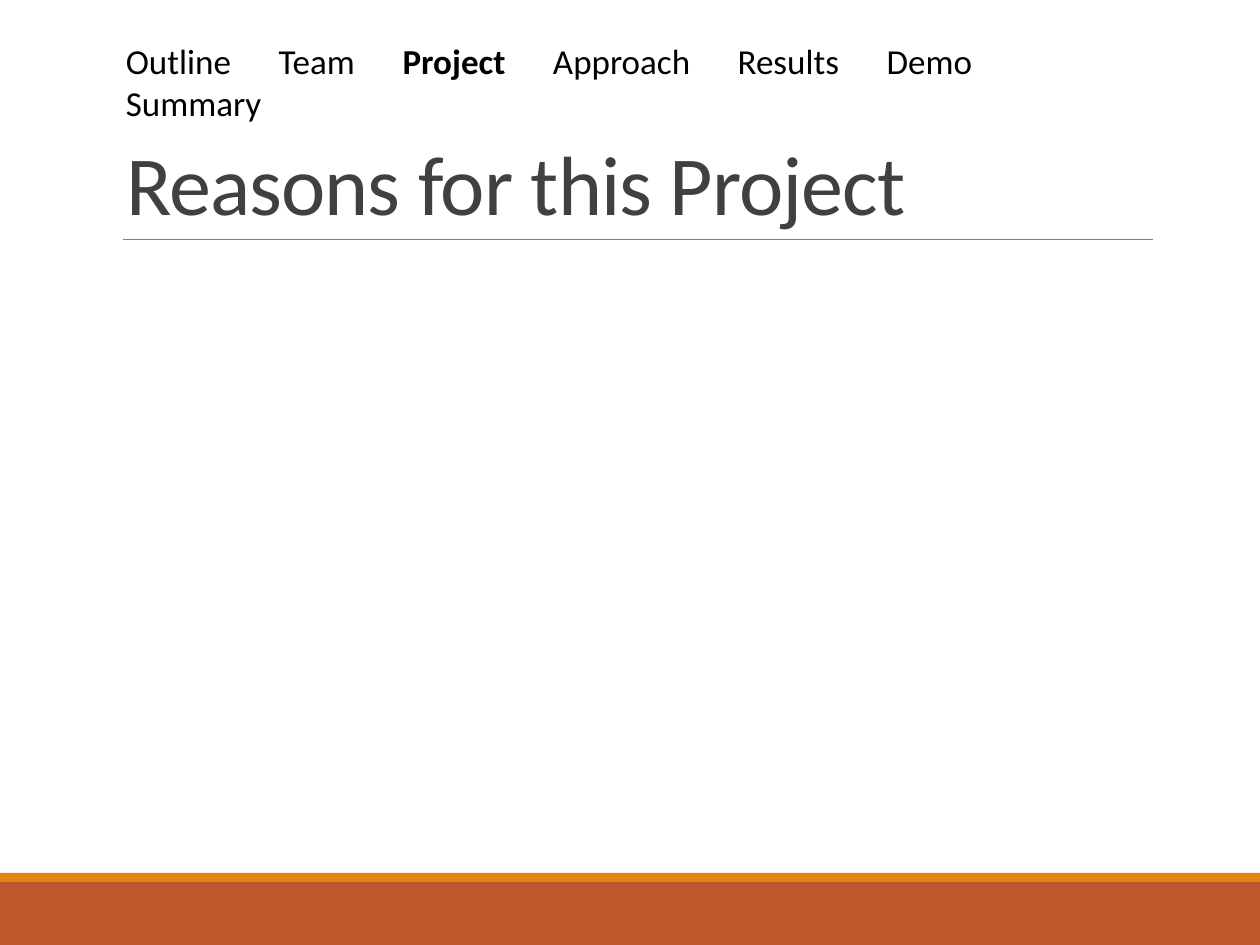
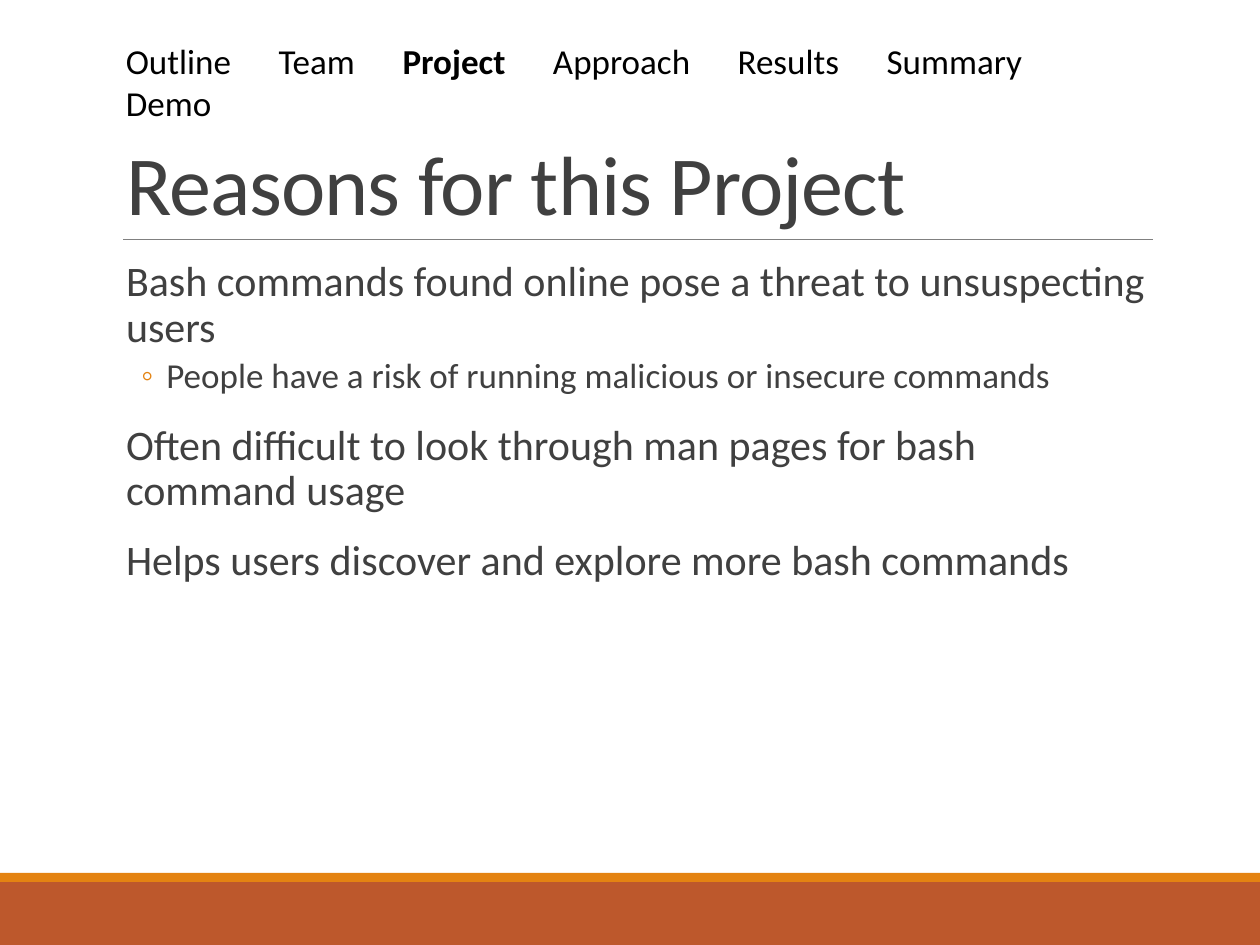
Before and after one commit to justingallagher/explainshell-for-chrome, a slide deck: slide 5 of docs/speaking-3/speaking3.pptx. Drawn at 1260x945 pixels with LibreOffice and Linux fonts; fonts in the diff are those of the drawing. Boxes give left, top, right and bottom in pixels: in the first picture for what was removed or moved away, otherwise in the second. Text is boxed around its words. In the diff, an @@ line names an element or a change of style, - is before the commit and + after.

```diff
--- a/docs/speaking-3/speaking3.pptx
+++ b/docs/speaking-3/speaking3.pptx
@@ text at (126,49,1023,80): text changed @@
-Outline Team Project Approach Results Demo Summary
+Outline Team Project Approach Results Summary Demo
@@ text added at (126,267,1145,582), 24 pt, text #404040 @@
+  Bash commands found online pose a threat to unsuspecting users
+  ◦ People have a risk of running malicious or insecure commands
+  Often difficult to look through man pages for bash command usage
+  Helps users discover and explore more bash commands
```
Also in this commit, not shown: 11 other slides changed, 2 slides added, 1 slide removed.
